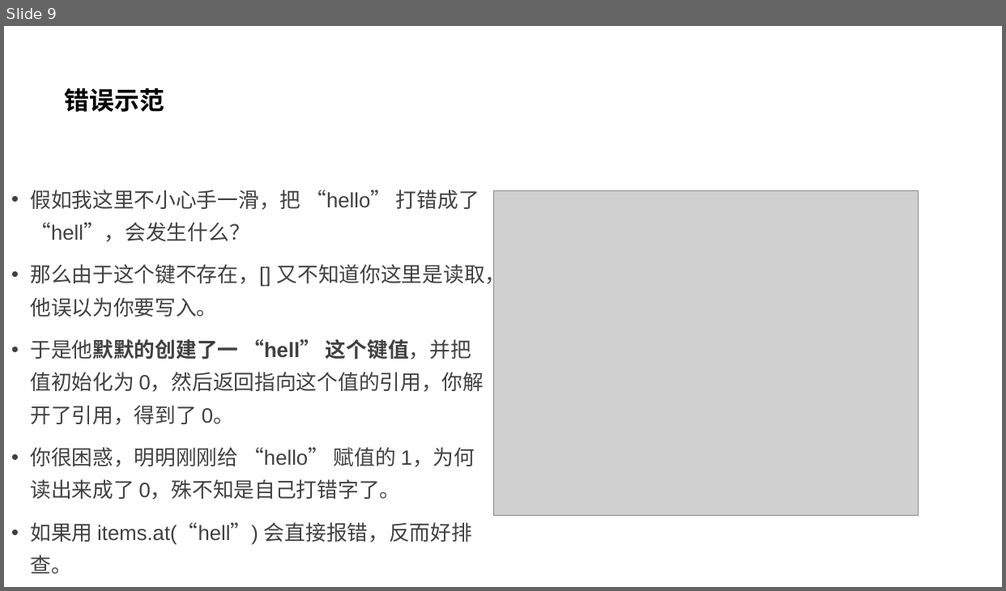
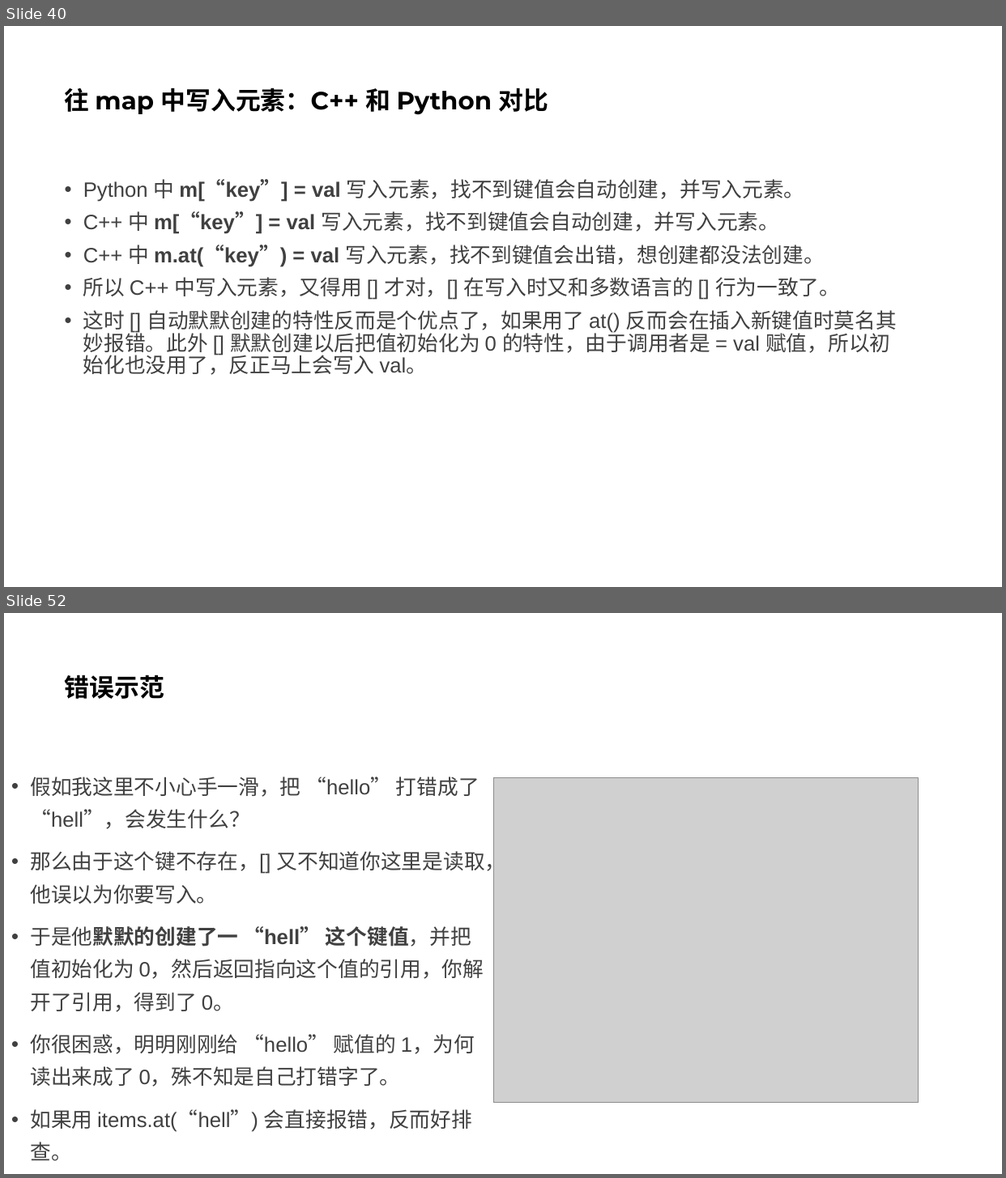
Before and after one commit to parallel101/course, a slide deck: 17/slides.pptx. Shown one above the other, each under a label of ours: slide 9 before the commit, slides 40 and 52 after it; the slides between them are not shown. The pictures are 1006x591 and 1006x1178 pixels, drawn with LibreOffice and Linux fonts; fonts in the diff are those of the drawing; grey boxes stand for pictures. Boxes give left, top, right and bottom in pixels: in the first picture for what was removed or moved away, otherwise in the second. Text is boxed around its words. In the diff, an @@ line names an element or a change of style, - is before the commit and + after.

```diff
--- a/17/slides.pptx
+++ b/17/slides.pptx
@@ slide 40 added at (4, 26, 1002, 587), background #FFFFFF @@
@@ title added at (65, 88, 549, 115), 24 pt, text #000000, bold @@
+往 map 中写入元素：C++ 和 Python 对比
@@ text added at (83, 179, 897, 375), 20 pt, text #404040 @@
+• Python 中 m[“key”] = val 写入元素，找不到键值会自动创建，并写入元素。
+• C++ 中 m[“key”] = val 写入元素，找不到键值会自动创建，并写入元素。
+• C++ 中 m.at(“key”) = val 写入元素，找不到键值会出错，想创建都没法创建。
+• 所以 C++ 中写入元素，又得用 [] 才对，[] 在写入时又和多数语言的 [] 行为一致了。
+• 这时 [] 自动默默创建的特性反而是个优点了，如果用了 at() 反而会在插入新键值时莫名其妙报错。此外 [] 默默创建以后把值初始化为 0 的特性，由于调用者是 = val 赋值，所以初始化也没用了，反正马上会写入 val。
@@ what was slide 9 is now slide 52 @@
```
Also in this commit, not shown: 9 slides changed, 45 other slides added, 1 slide removed, 6 other files.
